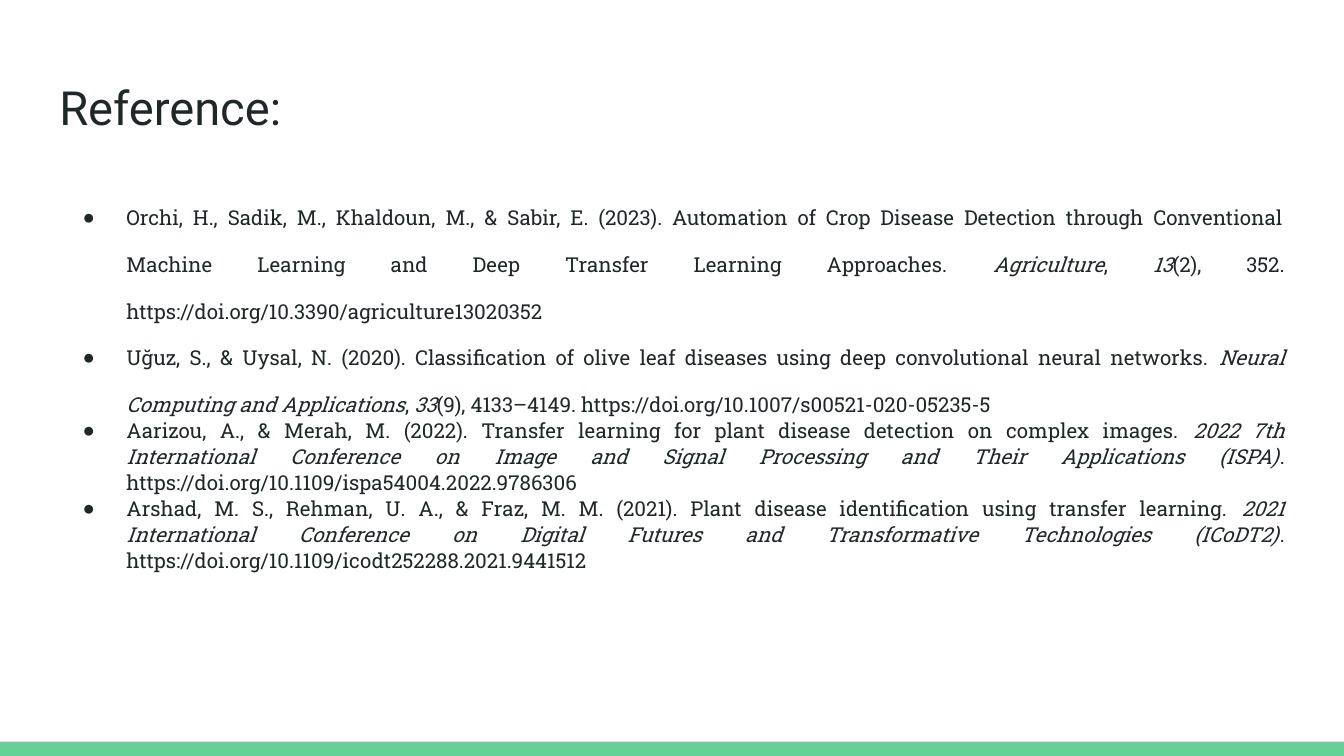
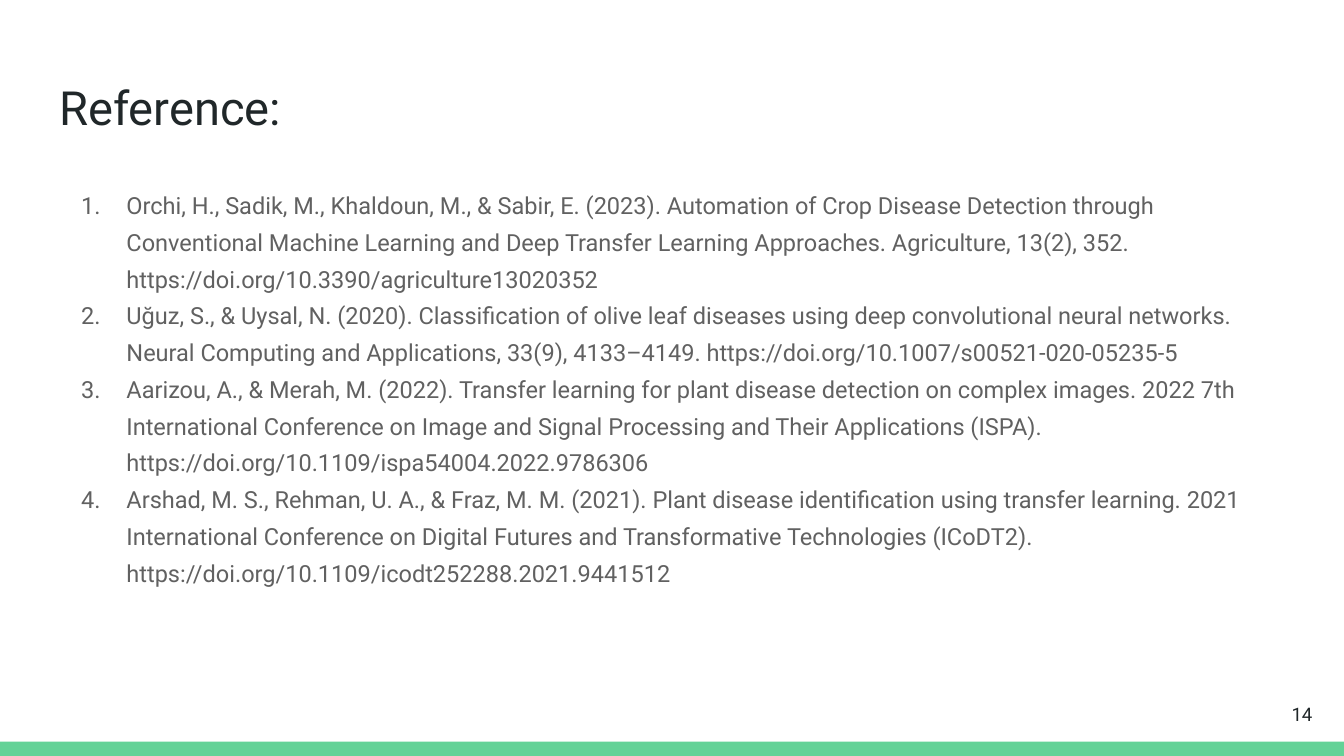
Before and after one commit to mdFuadIslam/cse438, a slide deck: slide 14 of Submission4/Slide.pptx (slide 6 before the commit). Drawn at 1344x756 pixels with LibreOffice and Linux fonts; fonts in the diff are those of the drawing. Boxes give left, top, right and bottom in pixels: in the first picture for what was removed or moved away, otherwise in the second. Text is boxed around its words. In the diff, an @@ line names an element or a change of style, - is before the commit and + after.

```diff
--- a/Submission4/Slide.pptx
+++ b/Submission4/Slide.pptx
@@ text "Orchi, H., Sadik, M., Khaldoun, ..." at box(126, 195, 1240, 587): size 11 to 12.6 pt, font Roboto Slab to Roboto, text colour #202729 to #616161; italic off in "Agriculture, 13(2),", "Neural Computing and Applications, 33(9),", "2022 7th International Conference on Image and ...", "2021 International Conference on Digital Futures and ..."; alignment justified to left; bullet ● to 1.; line spacing 1.9 to 1.3; bullet colour #202729 to #616161; line spacing 1.05 to 1.3 @@
@@ page number added at box(1292, 707, 1313, 721), 10 pt, text #202729 @@
+14
```
Also in this commit, not shown: 3 other slides changed, 10 slides added, 2 slides removed, 4 other files.
